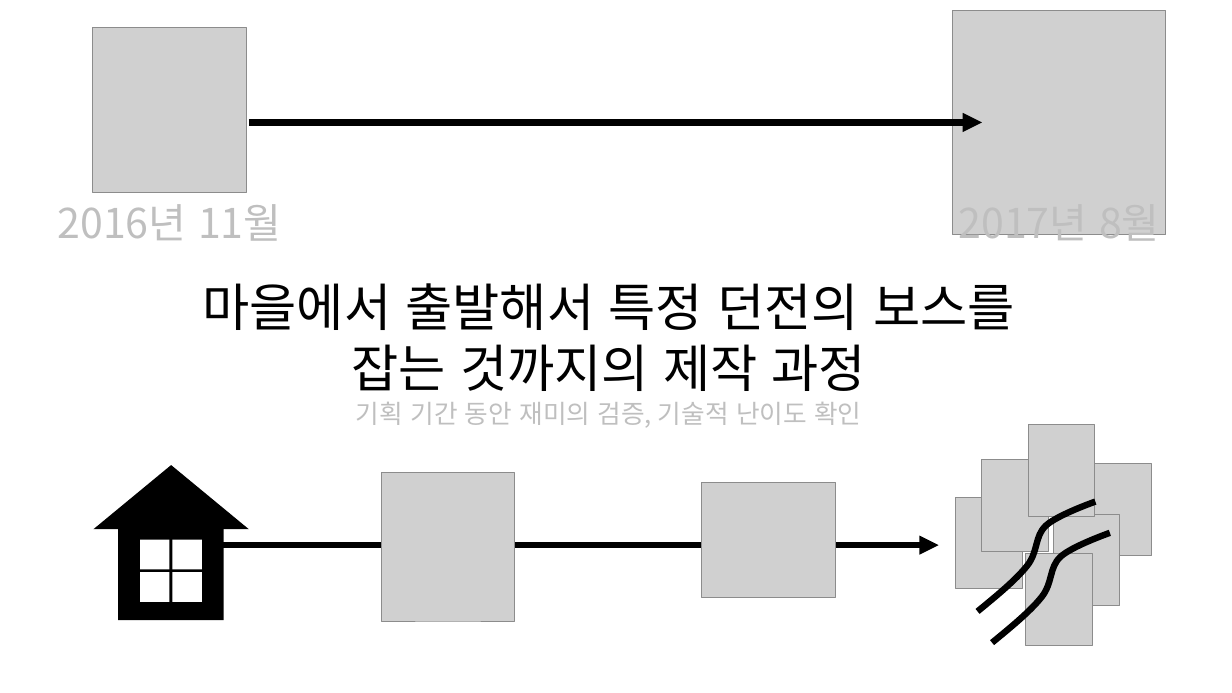
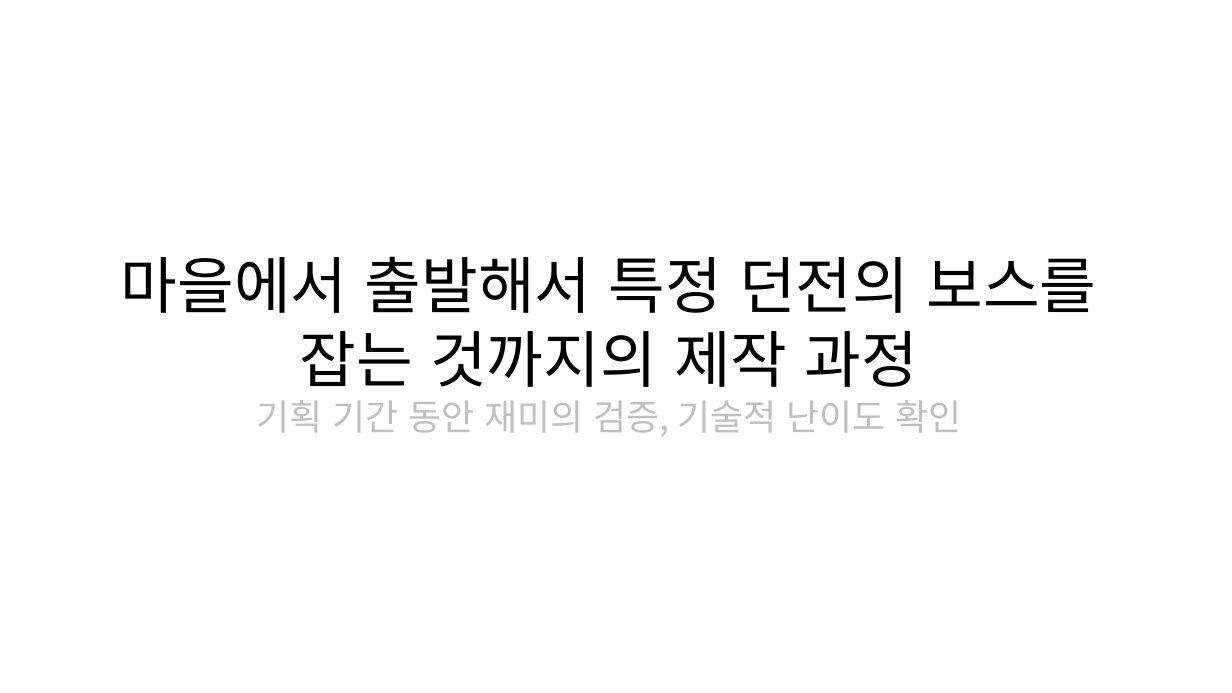
Before and after one commit to korleinster/gamebusdriver, a slide deck: slide 18 of documents/노루막이_김형준_신창섭_홍승필_허지훈.pptx (slide 13 before the commit). Drawn at 1232x693 pixels with LibreOffice and Linux fonts; fonts in the diff are those of the drawing; grey boxes stand for pictures; background and template pictures are left out. Boxes give left, top, right and bottom in pixels: in the first picture for what was removed or moved away, otherwise in the second. Text is boxed around its words. In the diff, an @@ line names an element or a change of style, - is before the commit and + after.

```diff
--- a/documents/노루막이_김형준_신창섭_홍승필_허지훈.pptx
+++ b/documents/노루막이_김형준_신창섭_홍승필_허지훈.pptx
@@ picture removed at bbox=[92, 28, 247, 192] @@
@@ picture removed at bbox=[953, 10, 1166, 235] @@
@@ arrow removed from (249, 123) to (982, 123) @@
@@ text removed at bbox=[58, 204, 281, 241] @@
-2016년 11월
@@ text removed at bbox=[959, 234, 1160, 249] @@
-2017년 8월
@@ text "마을에서 출발해서 특정 던전의 보스를": place and size @@
-text "마을에서 출발해서 특정 던전의 보스를" at bbox=[203, 283, 1015, 427]
+text "마을에서 출발해서 특정 던전의 보스를" at bbox=[121, 256, 1096, 436]
@@ text "마을에서 출발해서 특정 던전의 보스를" at bbox=[121, 256, 1096, 436]: size 40 to 48 pt in "마을에서 출발해서 특정 던전의 보스를", "잡는 것까지의 제작 과정"; size 20 to 28 pt in "기획 기간 동안 재미의 검증, 기술적 난이도 ..." @@
@@ picture removed at bbox=[1029, 425, 1095, 517] @@
@@ triangle removed at bbox=[93, 465, 249, 529] @@
@@ picture removed at bbox=[382, 472, 514, 621] @@
@@ picture removed at bbox=[982, 460, 1049, 552] @@
@@ picture removed at bbox=[1086, 464, 1153, 555] @@
@@ picture removed at bbox=[701, 482, 836, 597] @@
@@ picture removed at bbox=[957, 497, 1023, 589] @@
@@ freeform shape removed at bbox=[978, 502, 1096, 612] @@
@@ rectangle removed at bbox=[118, 530, 224, 620] @@
@@ freeform shape removed at bbox=[993, 533, 1111, 643] @@
@@ picture removed at bbox=[1054, 514, 1120, 605] @@
@@ rectangle removed at bbox=[140, 540, 170, 569] @@
@@ arrow removed from (171, 545) to (939, 545) @@
@@ rectangle removed at bbox=[173, 540, 202, 569] @@
@@ picture removed at bbox=[1026, 554, 1092, 645] @@
@@ rectangle removed at bbox=[140, 572, 170, 602] @@
@@ rectangle removed at bbox=[173, 572, 202, 602] @@
```
Also in this commit, not shown: 5 other slides changed, 5 slides removed.
